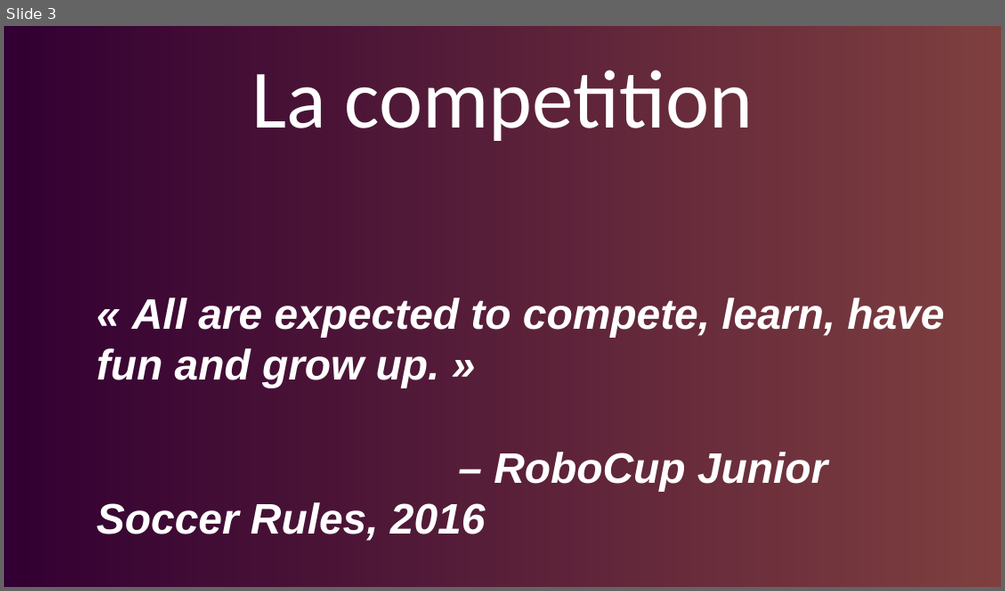
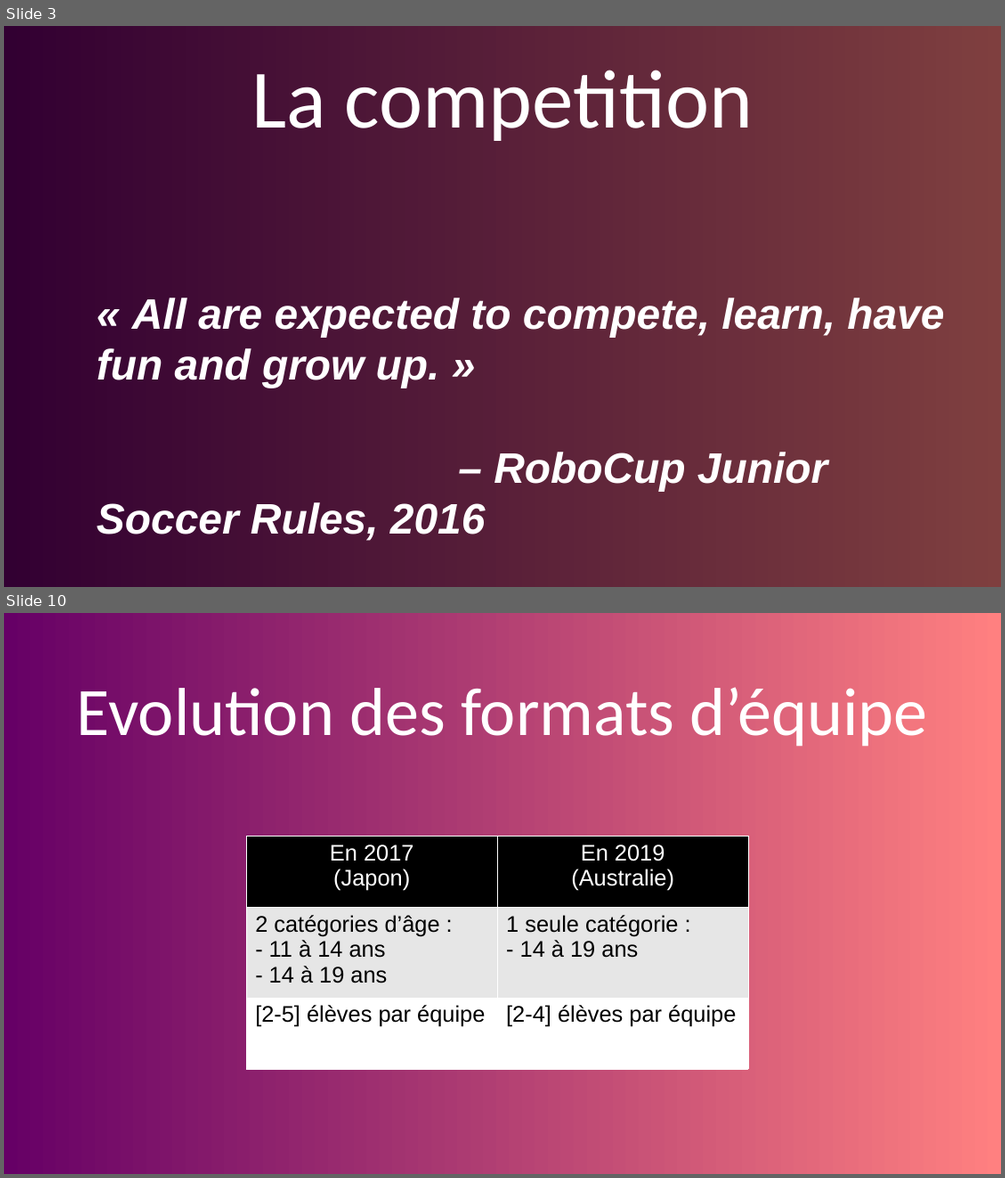
Before and after one commit to Rhoban/Junior, a slide deck: introduction.odp. Shown one above the other, each under a label of ours: slide 3 before the commit, slides 3 and 10 after it; the slides between them are not shown. The pictures are 1005x591 and 1005x1178 pixels, drawn with LibreOffice and Linux fonts; fonts in the diff are those of the drawing; background and template pictures are left out. Boxes give left, top, right and bottom in pixels: in the first picture for what was removed or moved away, otherwise in the second. Text is boxed around its words. In the diff, an @@ line names an element or a change of style, - is before the commit and + after.

```diff
--- a/introduction.odp
+++ b/introduction.odp
@@ slide 10 added at (4,613,1001,1174), background gradient #660066 to #FF8080 @@
@@ title added at (77,687,928,747), 54 pt, text #FFFFFF @@
+Evolution des formats d’équipe
@@ table added at (246,835,749,1063), 3 rows, 2 columns @@
+En 2017 / (Japon) | En 2019 / (Australie)
+2 catégories d’âge : / - 11 à 14 ans / - 14 à 19 ans | 1 seule catégorie : / - 14 à 19 ans
+[2-5] élèves par équipe | [2-4] élèves par équipe
```
Also in this commit, not shown: 2 slides changed, 4 other slides added, 1 slide removed, 1 other file.
